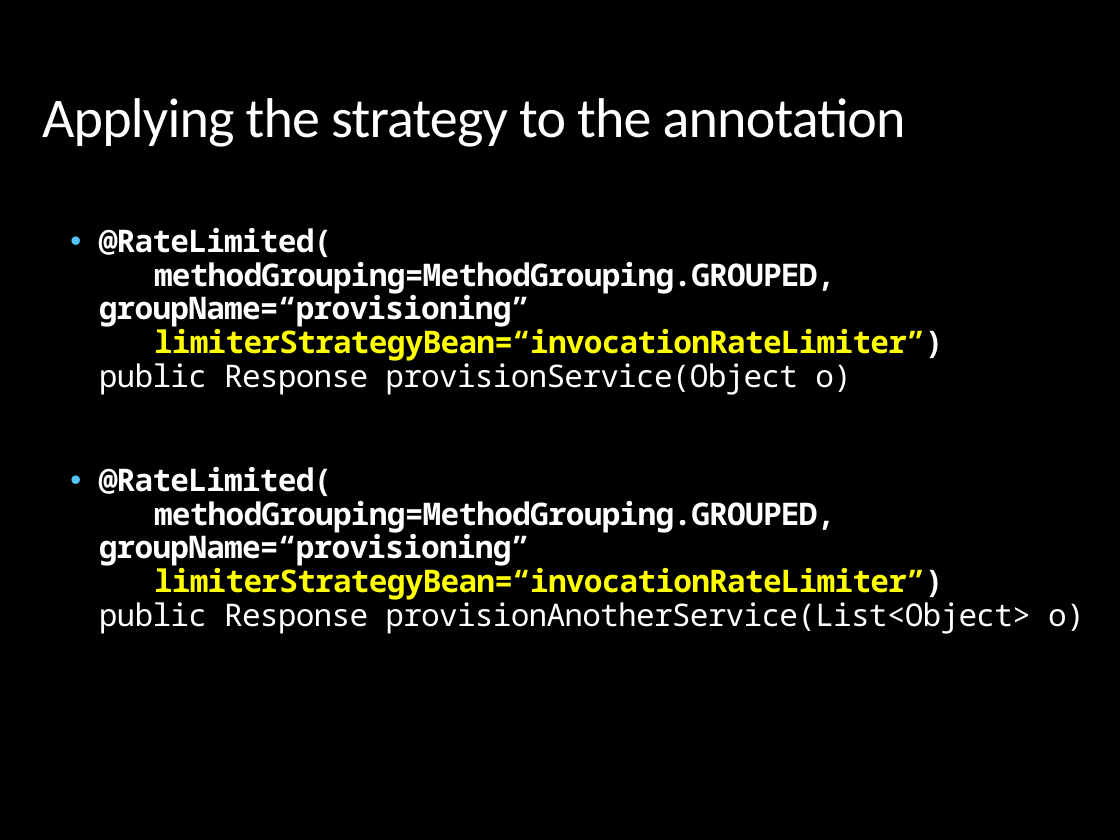
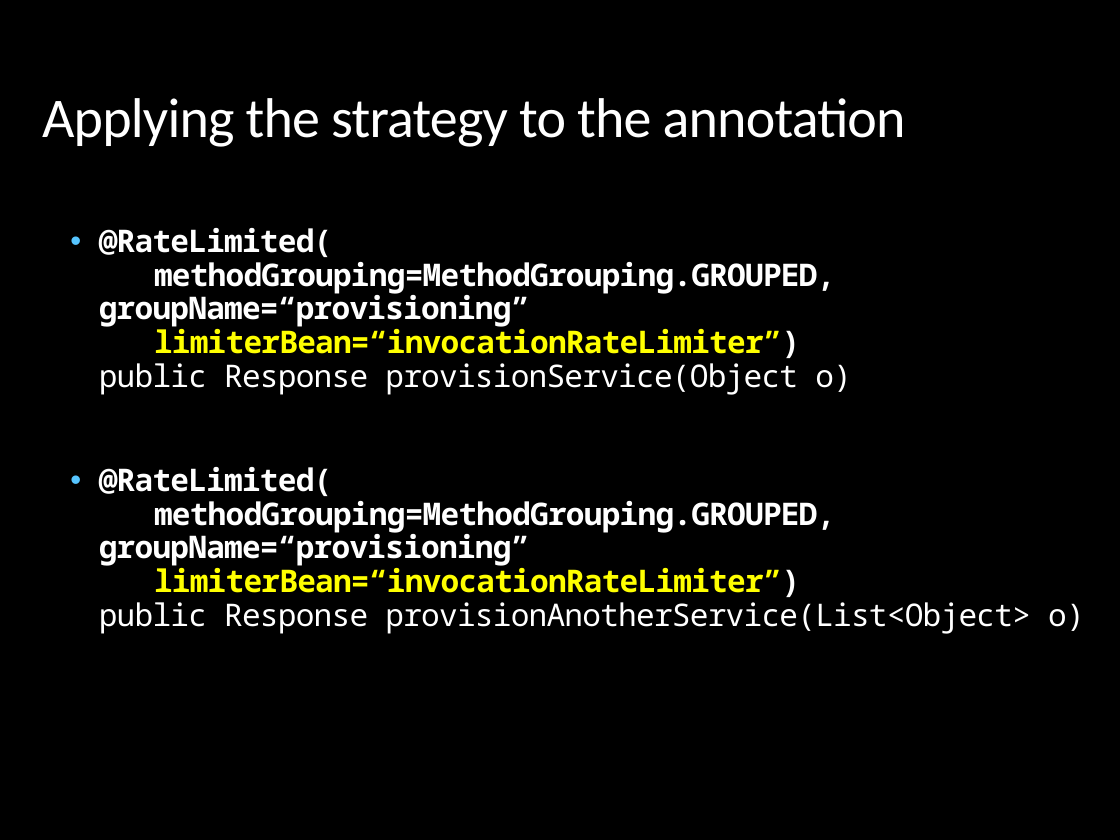
Before and after one commit to reubenbubu/Clessidra, a slide deck: slide 20 of RateLimiter/doc/Rate Limiter Presentation.pptx. Drawn at 1120x840 pixels with LibreOffice and Linux fonts; fonts in the diff are those of the drawing; background and template pictures are left out. Boxes give left, top, right and bottom in pixels: in the first picture for what was removed or moved away, otherwise in the second. Text is boxed around its words. In the diff, an @@ line names an element or a change of style, - is before the commit and + after.

Commit message:
small update

```diff
--- a/RateLimiter/doc/Rate Limiter Presentation.pptx
+++ b/RateLimiter/doc/Rate Limiter Presentation.pptx
@@ text at (x1=99, y1=228, x2=1085, y2=634): text changed @@
-  • @RateLimited(
-    methodGrouping=MethodGrouping.GROUPED, groupName=“provisioning”
-    limiterStrategyBean=“invocationRateLimiter”)
-    public Response provisionService(Object o)
-  • @RateLimited(
-    methodGrouping=MethodGrouping.GROUPED, groupName=“provisioning”
-    limiterStrategyBean=“invocationRateLimiter”)
-    public Response provisionAnotherService(List<Object> o)
+  • @RateLimited(
+    methodGrouping=MethodGrouping.GROUPED, groupName=“provisioning”
+    limiterBean=“invocationRateLimiter”)
+    public Response provisionService(Object o)
+  • @RateLimited(
+    methodGrouping=MethodGrouping.GROUPED, groupName=“provisioning”
+    limiterBean=“invocationRateLimiter”)
+    public Response provisionAnotherService(List<Object> o)
```
